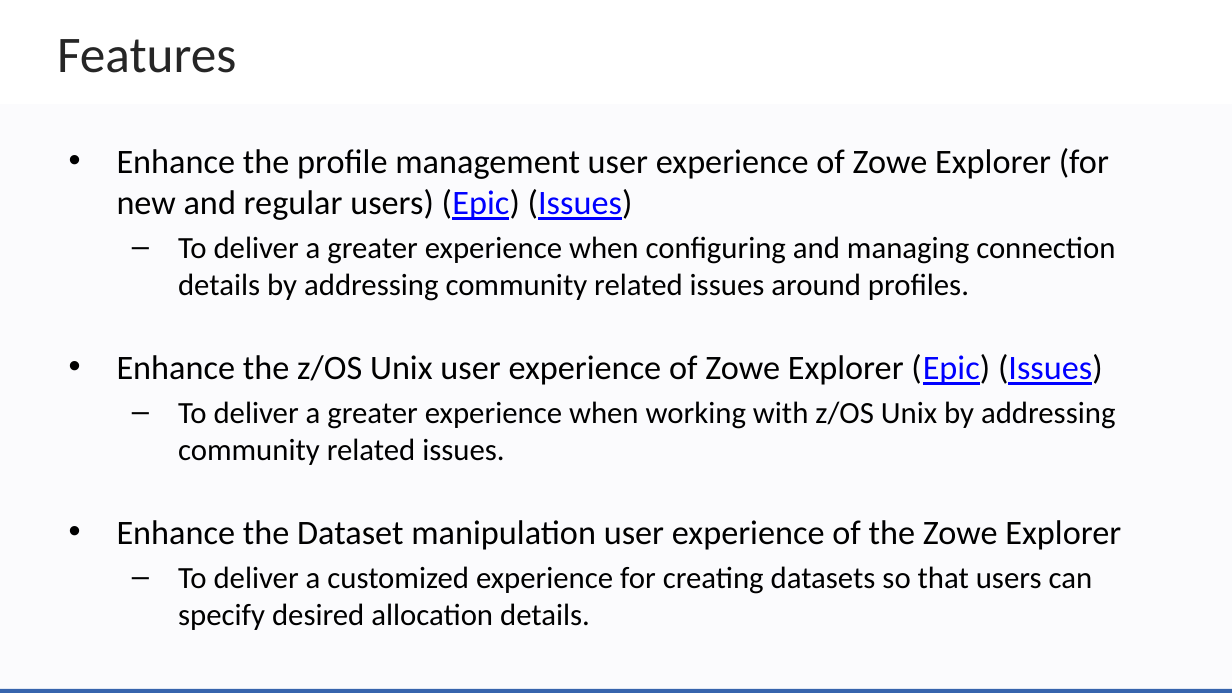
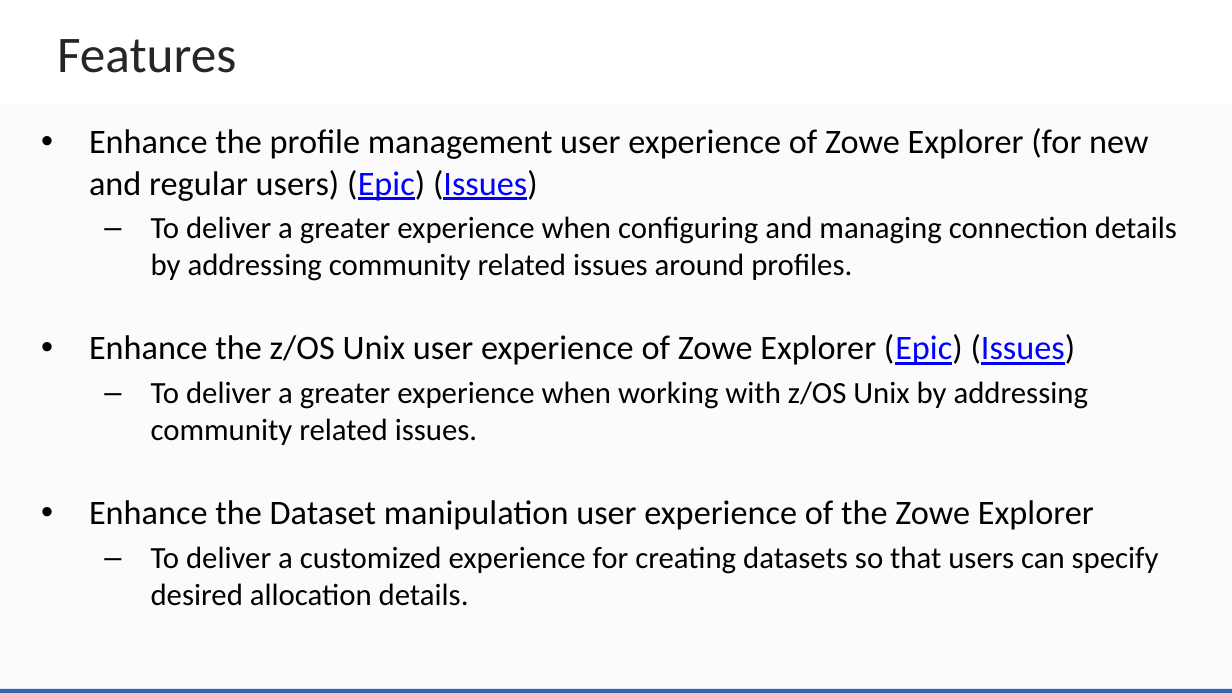
Before and after one commit to zowe/community, a slide deck: slide 22 of Project Management/20PI3 Planning/Zowe Community Squad Focus for 20PI3.pptx. Drawn at 1232x693 pixels with LibreOffice and Linux fonts; fonts in the diff are those of the drawing; background and template pictures are left out. Boxes give left, top, right and bottom in pixels: in the first picture for what was removed or moved away, otherwise in the second. Text is boxed around its words. In the diff, an @@ line names an element or a change of style, - is before the commit and + after.

```diff
--- a/Project Management/20PI3 Planning/Zowe Community Squad Focus for 20PI3.pptx
+++ b/Project Management/20PI3 Planning/Zowe Community Squad Focus for 20PI3.pptx
@@ text "Enhance the profile management user ..." rewrapped from (117, 148, 1121, 630) to (89, 128, 1177, 606) @@
```
Also in this commit, not shown: 1 other slide changed.
